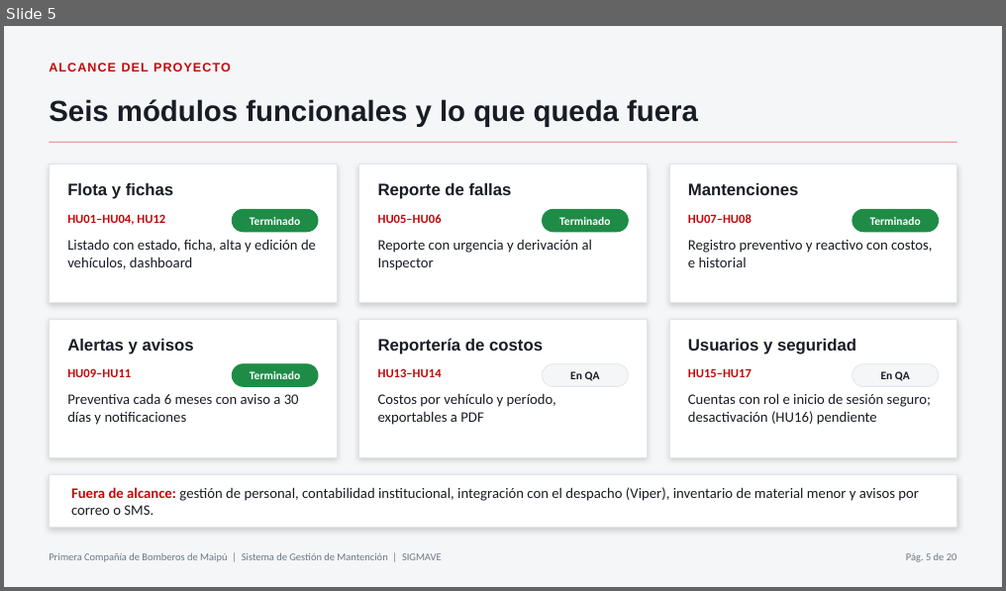
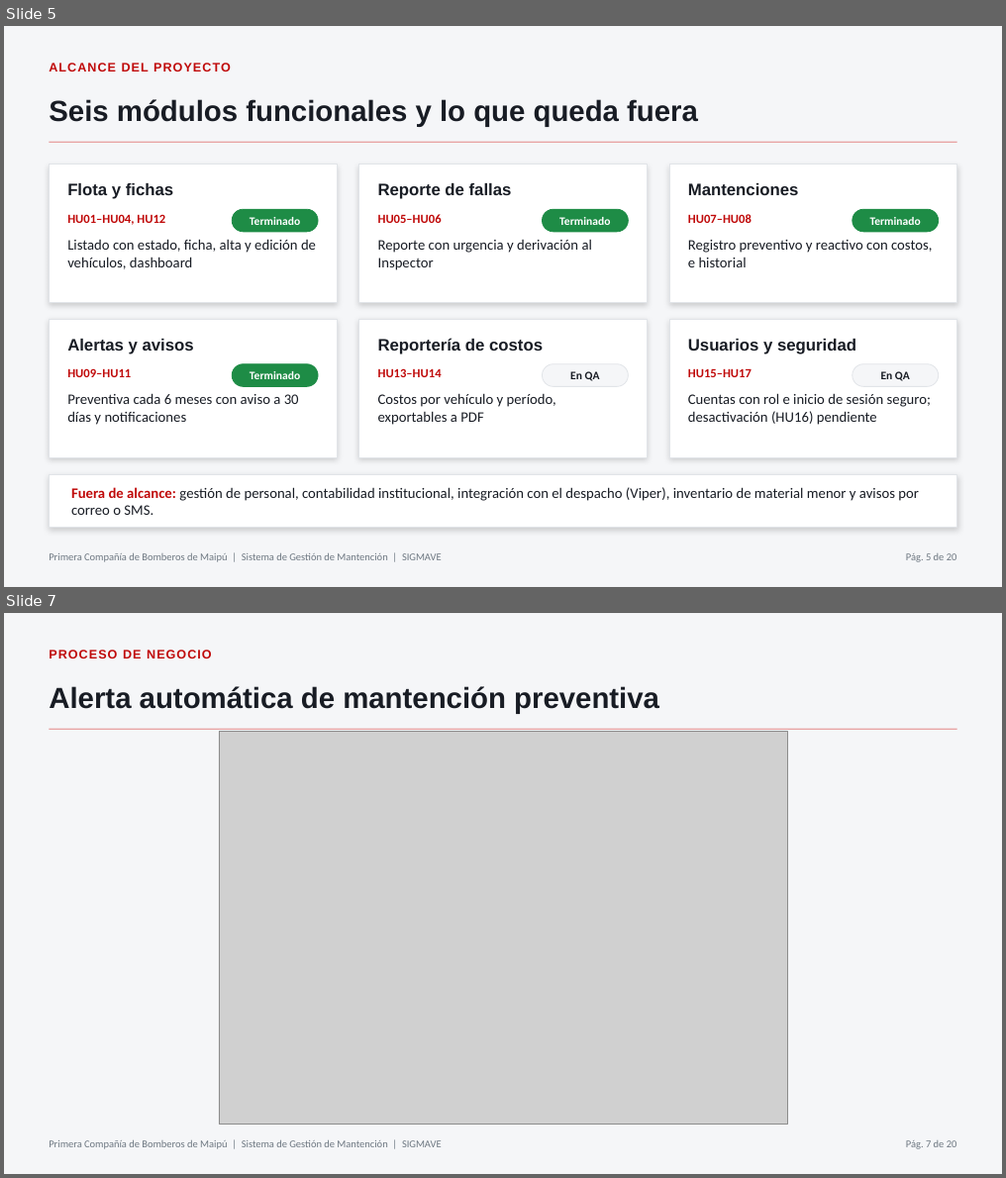
Before and after one commit to fonchoo/proyecto-capstone, a slide deck: Fase 2/Evidencias/Evidencia Grupal/presentacion_evaluacion_fase2_SIGMAVE.pptx. Shown one above the other, each under a label of ours: slide 5 before the commit, slides 5 and 7 after it; the slides between them are not shown. The pictures are 1006x591 and 1006x1178 pixels, drawn with LibreOffice and Linux fonts; fonts in the diff are those of the drawing; grey boxes stand for pictures. Boxes give left, top, right and bottom in pixels: in the first picture for what was removed or moved away, otherwise in the second. Text is boxed around its words. In the diff, an @@ line names an element or a change of style, - is before the commit and + after.

```diff
--- a/Fase 2/Evidencias/Evidencia Grupal/presentacion_evaluacion_fase2_SIGMAVE.pptx
+++ b/Fase 2/Evidencias/Evidencia Grupal/presentacion_evaluacion_fase2_SIGMAVE.pptx
@@ slide 7 added at (4,613,1002,1174), background #F5F6F8; not listed: 2 template elements that a slide beside it also shows @@
@@ text added at (49,650,212,659), 12 pt, text #C00A0A, bold @@
+PROCESO DE NEGOCIO
@@ title added at (49,686,659,714), 28 pt, text #181C24, bold @@
+Alerta automática de mantención preventiva
@@ picture added at (219,731,787,1124) @@
@@ text added at (906,1141,957,1150), 10 pt, text #6E7882 @@
+Pág. 7 de 20
```
Also in this commit, not shown: 7 slides changed, 1 slide removed.
